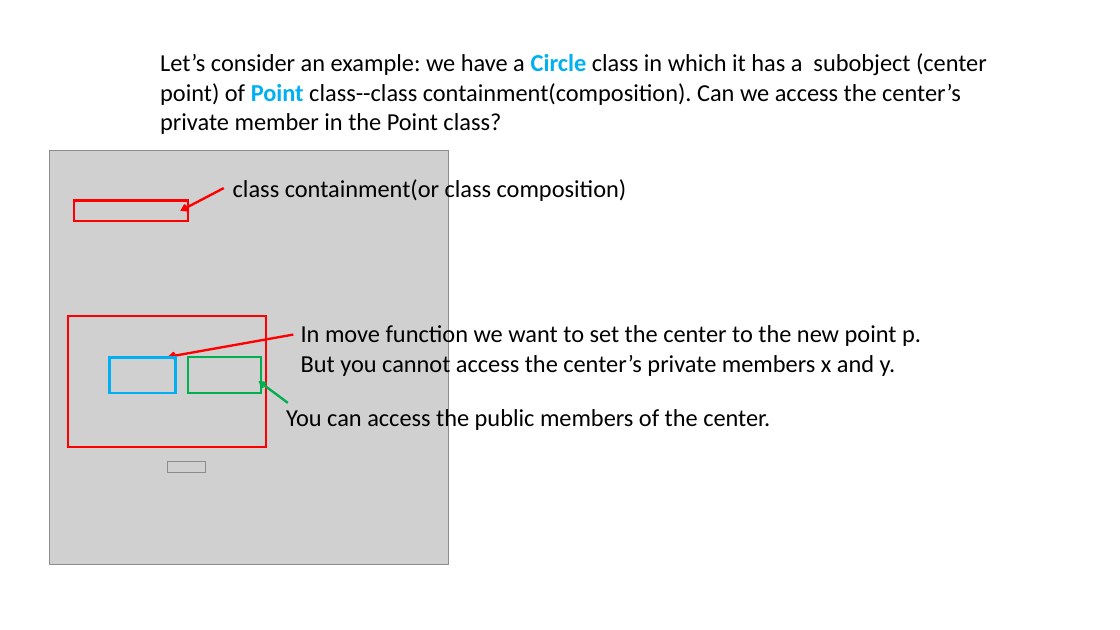
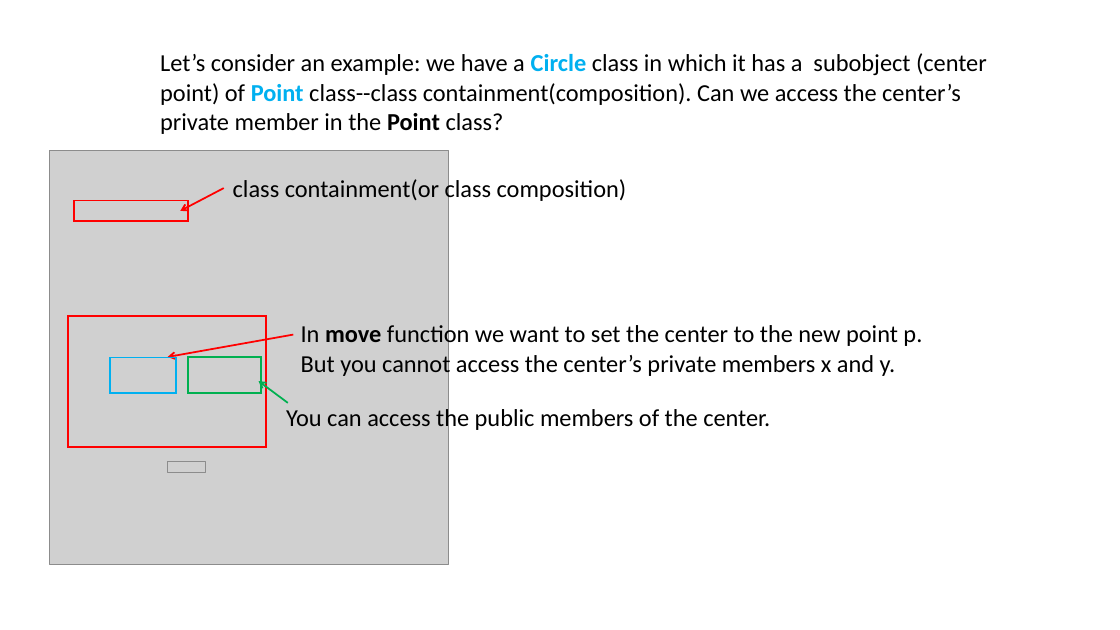
Before and after one commit to ShiqiYu/CPP, a slide deck: slide 9 of week15/Lab15.pptx (slide 10 before the commit). Drawn at 1120x630 pixels with LibreOffice and Linux fonts; fonts in the diff are those of the drawing; grey boxes stand for pictures; background and template pictures are left out. Boxes give left, top, right and bottom in pixels: in the first picture for what was removed or moved away, otherwise in the second. Text is boxed around its words. In the diff, an @@ line names an element or a change of style, - is before the commit and + after.

```diff
--- a/week15/Lab15.pptx
+++ b/week15/Lab15.pptx
@@ text "Let’s consider an example: we ..." at [160, 53, 987, 134]: bold on in "Point" @@
@@ rectangle at [74, 201, 188, 221]: outline #FF0000 2 pt to #FF0000 1.5 pt @@
@@ arrow (223, 188) - (181, 211): stroke #FF0000 2 pt to #FF0000 1.5 pt @@
@@ rectangle at [68, 316, 266, 447]: outline #FF0000 2 pt to #FF0000 1.5 pt @@
@@ text at [301, 323, 922, 349]: bold on in "move" @@
@@ rectangle at [110, 357, 176, 393]: outline #00B0F0 2.25 pt to #00B0F0 1.5 pt @@
@@ arrow (293, 334) - (168, 357): stroke #FF0000 2 pt to #FF0000 1.5 pt @@
@@ arrow (288, 403) - (259, 381): stroke #00B050 2 pt to #00B050 1.5 pt @@
```
Also in this commit, not shown: 12 other slides changed, 8 slides added, 1 slide removed.
